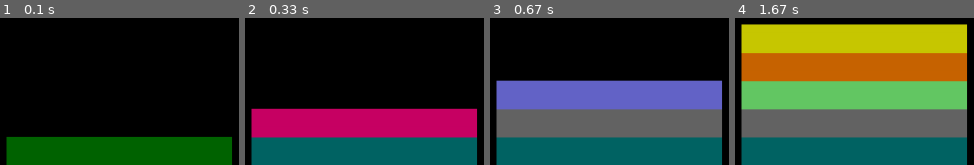
Above: before the commit, frames 1-4 (left to right).
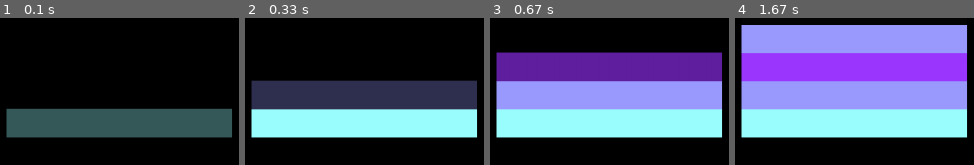
Above: after the commit, the same moments.

Repository: szalencia/STACKS-PYTHON
Game: pygame game, started from STACKS-2D.py
The game is run twice, just before and just after one commit, with the same random seed, the same clock (stepped at 60 frames per second) and the same inputs.
Inputs:
- Up to frame 1 (0.1 s): no input
- Up to frame 2 (0.33 s): no input
- Up to frame 3 (0.67 s): no input
- Up to frame 4 (1.67 s): no input

The runs differ from the first frame. In frame 1, 36% of the frame differs, in the area x 2-98%, y 61-100%; in frame 2, 55%; in frame 3, 73%; in frame 4, 91%, in the area x 2-98%, y 4-100%.

Commit message:
Update STACKS-2D.py
New Feature : Stacks fading and not Showing up in ugly transition

Diff:
--- a/STACKS-2D.py
+++ b/STACKS-2D.py
@@ -14,7 +14,9 @@
 timeElapsed = 0
 fps = 100
 timeDelay = 1000//fps
-color=[100,100,100]
+color=[255,255,255]
+colorPresent = [0,0,0]
+colorStep = 0
 
 # COLOR UPDATE IS NICELY WORKING SO DON'T TOUCH :')
 def colorUpdate (colorLs):
@@ -28,20 +30,33 @@
         colorLs[x] = colorLs[x] + ((y-((y+1)%2))*100) # CONVERTING 0/1 TO -1/1 :)
     return colorLs
 
+
+def fadeIn (x, colorSet):
+    # colorSet = [present,target]
+
+    for i in range (3):
+        step = ((colorSet[1][i] - colorSet[0][i])//x)
+        colorSet[0][i] += step
+    return colorSet[0] # Returning the Updated colorSet[0] = present
+
+
 while loop :
     pygame.time.delay(timeDelay)
-    timeElapsed += timeDelay
     if timeElapsed <= 1000:
         if timeElapsed % 250 == 0:
             A[1]-=50
             B[1]-=50
             C[1]-=50
             D[1]-=50
-        pygame.draw.polygon(win,list(color),(A,B,C,D))
-        color = colorUpdate(color)
+            color = colorUpdate(color)
+            colorPresent = [0,0,0]
+            colorStep = 25 # 250 miliseconds but 25 steps in total
+        colorPresent = fadeIn(colorStep, [colorPresent,color])
+        colorStep = colorStep-1
+        print(colorPresent)
+        pygame.draw.polygon(win,colorPresent,(A,B,C,D))
 
-    # GAME LOGIC
-
+    # GAME LOGICS
     x = pygame.event.get()
     for event in x :
         if event.type == pygame.KEYDOWN :
@@ -50,4 +65,5 @@
         if event.type == pygame.QUIT :
             loop = False
     pygame.display.update()
+    timeElapsed += timeDelay
 pygame.quit()
